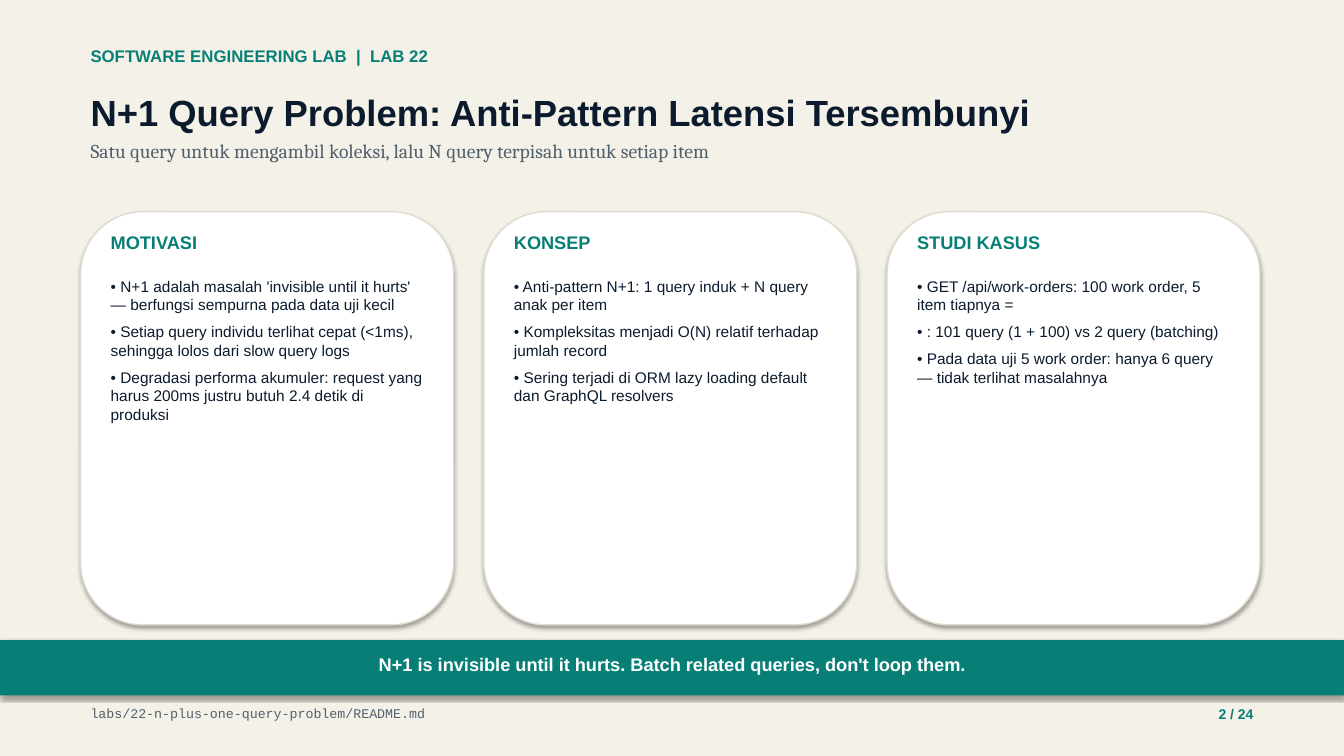
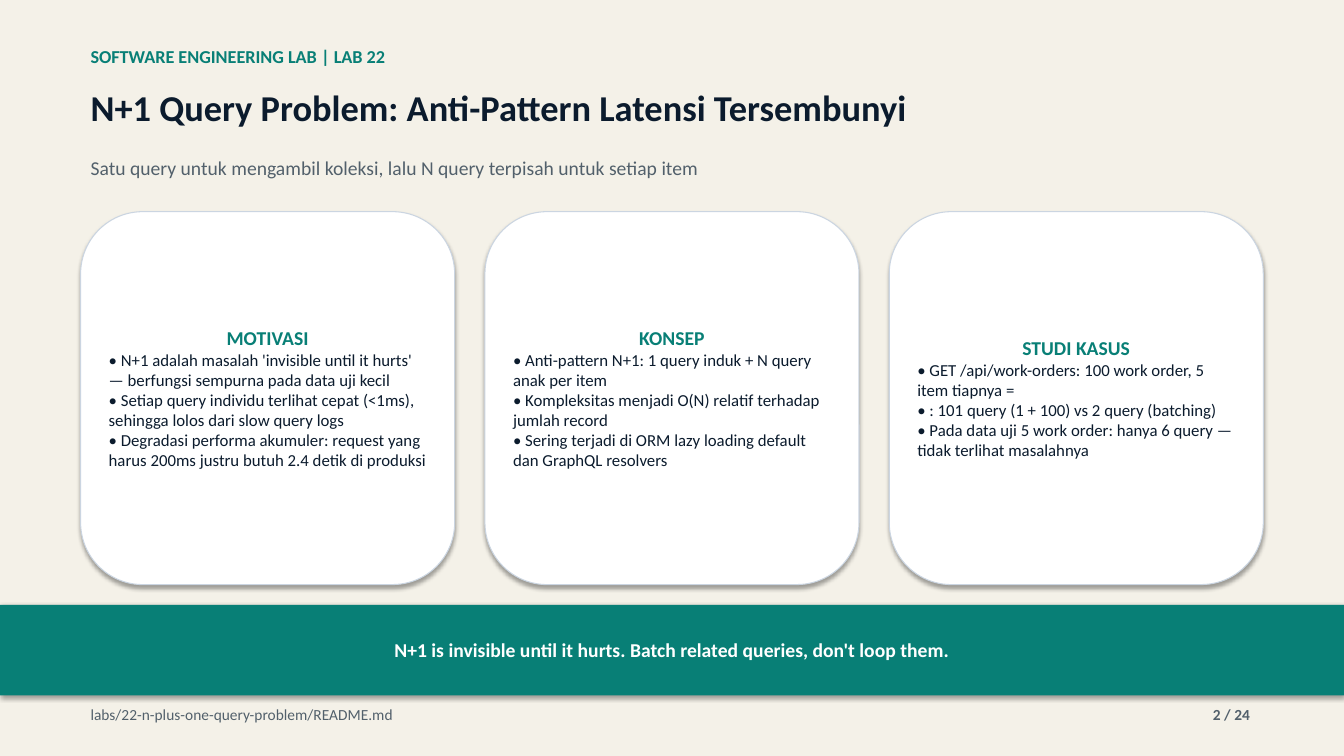
Before and after one commit to lukman-ss/software-engineering-lab, a slide deck: slide 2 of labs/22-n-plus-one-query-problem/result/linkedin/lab-22-n-plus-one-query-problem-carousel.pptx. Drawn at 1344x756 pixels with LibreOffice and Linux fonts; fonts in the diff are those of the drawing. Boxes give left, top, right and bottom in pixels: in the first picture for what was removed or moved away, otherwise in the second. Text is boxed around its words. In the diff, an @@ line names an element or a change of style, - is before the commit and + after.

Commit message:
feat(22-n-plus-one-query-problem): save and integrate content_def.py publication builder

```diff
--- a/labs/22-n-plus-one-query-problem/result/linkedin/lab-22-n-plus-one-query-problem-carousel.pptx
+++ b/labs/22-n-plus-one-query-problem/result/linkedin/lab-22-n-plus-one-query-problem-carousel.pptx
@@ text "SOFTWARE ENGINEERING LAB | LAB ..." at bbox=[91, 51, 385, 63]: size 12 to 13 pt, font Arial to Calibri @@
@@ text "N+1 Query Problem: Anti-Pattern Latensi ..." at bbox=[91, 95, 906, 127]: font Arial to Calibri @@
@@ text at bbox=[91, 144, 709, 162]: paragraph removed @@
-Satu query untuk mengambil koleksi, lalu N query terpisah untuk setiap item
@@ text added at bbox=[91, 161, 698, 179], 14 pt, text #52606B @@
+Satu query untuk mengambil koleksi, lalu N query terpisah untuk setiap item
@@ rounded rectangle "MOTIVASI": place and size @@
-rounded rectangle "MOTIVASI" at bbox=[111, 281, 422, 423]
+rounded rectangle "MOTIVASI" at bbox=[81, 212, 455, 585]
@@ rounded rectangle removed at bbox=[81, 212, 454, 625] @@
@@ text removed at bbox=[111, 236, 197, 249] @@
-MOTIVASI
@@ rounded rectangle removed at bbox=[484, 212, 857, 625] @@
@@ rounded rectangle "KONSEP": place and size @@
-rounded rectangle "KONSEP" at bbox=[514, 281, 819, 405]
+rounded rectangle "KONSEP" at bbox=[485, 212, 859, 585]
@@ text removed at bbox=[514, 236, 591, 249] @@
-KONSEP
@@ rounded rectangle removed at bbox=[887, 212, 1260, 625] @@
@@ vertical alignment top to middle; fill none to #FFFFFF; outline none to #CBD5E1 0.75 pt; shadow on in 3 elements at bbox=[81, 212, 455, 585], bbox=[485, 212, 859, 585], bbox=[889, 212, 1263, 585] @@
@@ rounded rectangle "STUDI KASUS": place and size @@
-rounded rectangle "STUDI KASUS" at bbox=[917, 281, 1219, 386]
+rounded rectangle "STUDI KASUS" at bbox=[889, 212, 1263, 585]
@@ text removed at bbox=[917, 236, 1041, 249] @@
-STUDI KASUS
@@ text in rounded rectangle at bbox=[109, 354, 426, 469]: size 11 to 12 pt, font Arial to Calibri; less space between paragraphs @@
@@ text in rounded rectangle at bbox=[227, 332, 309, 345]: paragraph added @@
+MOTIVASI
@@ text in rounded rectangle at bbox=[513, 354, 819, 469]: size 11 to 12 pt, font Arial to Calibri; less space between paragraphs @@
@@ text in rounded rectangle at bbox=[639, 332, 704, 345]: paragraph added @@
+KONSEP
@@ text in rounded rectangle at bbox=[1022, 342, 1130, 355]: paragraph added @@
+STUDI KASUS
@@ text in rounded rectangle at bbox=[917, 364, 1216, 459]: size 11 to 12 pt, font Arial to Calibri; less space between paragraphs @@
@@ rectangle "N+1 is invisible until it ...": place and size @@
-rectangle "N+1 is invisible until it ..." at bbox=[379, 657, 965, 675]
+rectangle "N+1 is invisible until it ..." at bbox=[0, 605, 1344, 696]
@@ rectangle "N+1 is invisible until it ..." at bbox=[0, 605, 1344, 696]: size 13 to 14 pt, font Arial to Calibri; vertical alignment top to middle; fill none to #087F76; shadow on @@
@@ rectangle removed at bbox=[0, 640, 1344, 696] @@
@@ text "labs/22-n-plus-one-query-problem/README.md" at bbox=[91, 709, 393, 723]: size 9.5 to 11 pt, font Courier New to Calibri @@
@@ text "2 / 24" at bbox=[1213, 710, 1250, 720]: size 10 to 11 pt, font Arial to Calibri, text colour #087F76 to #52606B @@
```
Also in this commit, not shown: 23 other slides changed, 4 other files.
